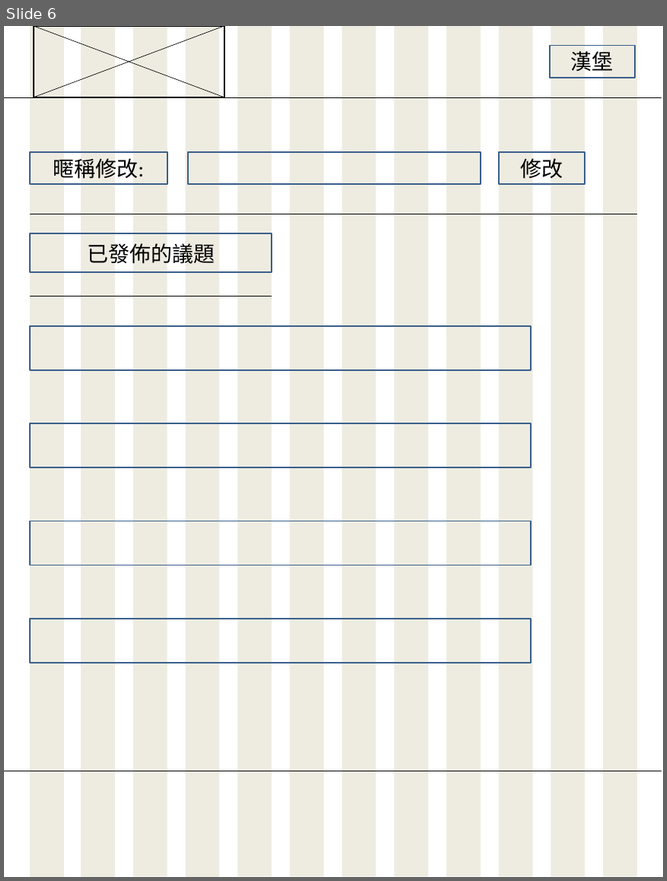
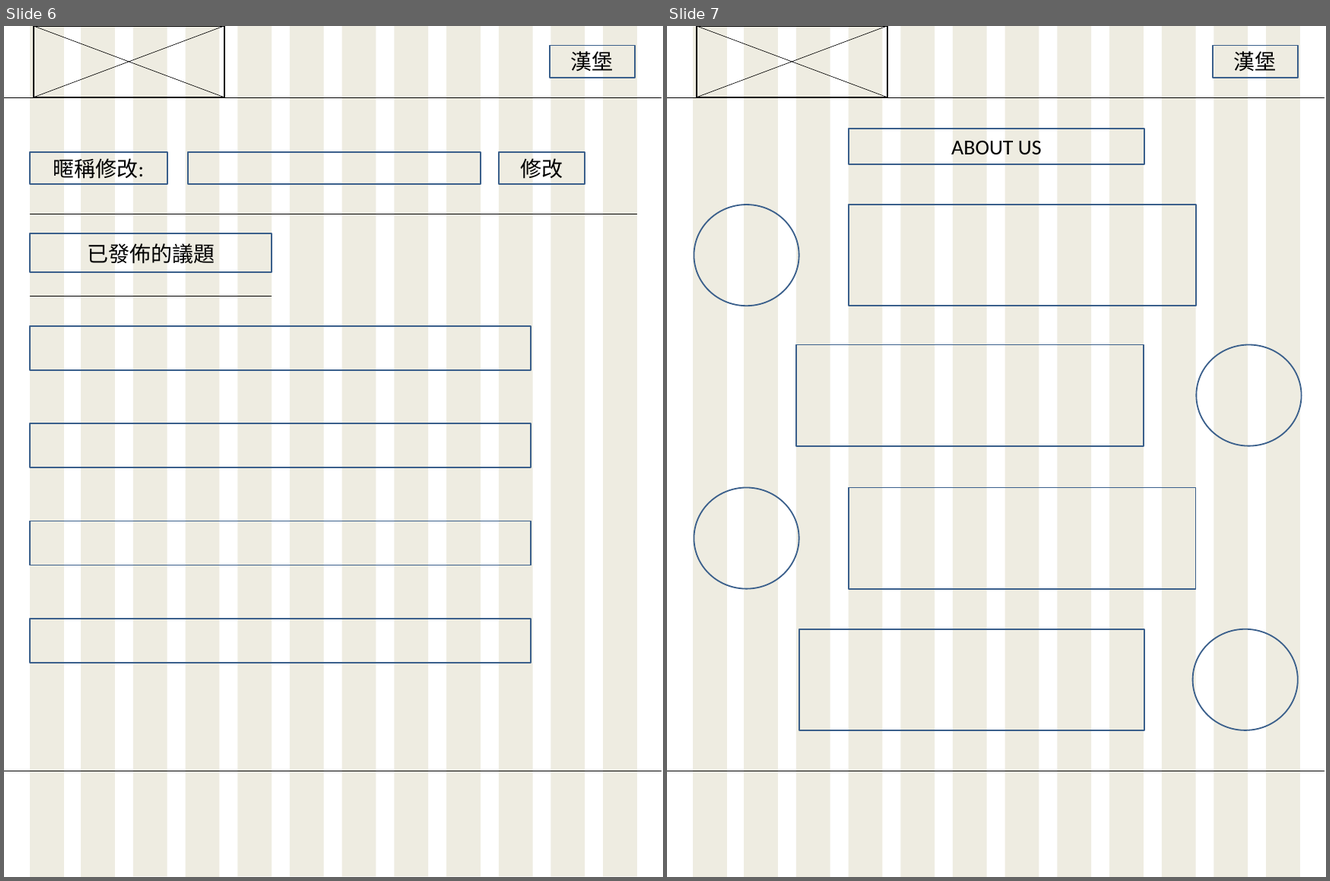
Before and after one commit to s60912frank/F2E-FinalProject, a slide deck: webdesign/Bigsize.pptx. Shown side by side, each under a label of ours: slide 6 before the commit, slides 6 and 7 after it. The pictures are 667x881 and 1330x881 pixels, drawn with LibreOffice and Linux fonts; fonts in the diff are those of the drawing. Boxes give left, top, right and bottom in pixels: in the first picture for what was removed or moved away, otherwise in the second. Text is boxed around its words. In the diff, an @@ line names an element or a change of style, - is before the commit and + after.

Commit message:
增加about us

```diff
--- a/webdesign/Bigsize.pptx
+++ b/webdesign/Bigsize.pptx
@@ slide 7 added at (x1=667, y1=26, x2=1326, y2=877), background #FFFFFF @@
@@ rectangle added at (x1=697, y1=26, x2=887, y2=97), outline #000000 2 pt @@
@@ line added from (697, 26) to (887, 97), #000000 0.75 pt @@
@@ line added from (887, 26) to (697, 97), #000000 0.75 pt @@
@@ group added at (x1=693, y1=26, x2=1300, y2=877): 12 rectangles @@
@@ rectangle added at (x1=1213, y1=45, x2=1297, y2=78), outline #3A5F8C 2 pt, 31 pt, text #000000 @@
+漢堡
@@ line added from (667, 97) to (1324, 97), #000000 0.75 pt @@
@@ rectangle added at (x1=849, y1=129, x2=1144, y2=164), outline #3A5F8C 2 pt, 31 pt, text #000000 @@
+ABOUT US
@@ ellipse added at (x1=694, y1=205, x2=799, y2=306), outline #3A5F8C 2 pt @@
@@ rectangle added at (x1=849, y1=205, x2=1196, y2=306), outline #3A5F8C 2 pt @@
@@ rectangle added at (x1=796, y1=344, x2=1144, y2=446), outline #3A5F8C 2 pt @@
@@ ellipse added at (x1=1196, y1=344, x2=1302, y2=446), outline #3A5F8C 2 pt @@
@@ ellipse added at (x1=694, y1=487, x2=799, y2=588), outline #3A5F8C 2 pt @@
@@ rectangle added at (x1=849, y1=487, x2=1195, y2=588), outline #3A5F8C 2 pt @@
@@ rectangle added at (x1=799, y1=629, x2=1144, y2=731), outline #3A5F8C 2 pt @@
@@ ellipse added at (x1=1193, y1=629, x2=1298, y2=731), outline #3A5F8C 2 pt @@
@@ line added from (667, 770) to (1324, 770), #000000 0.75 pt @@
```
